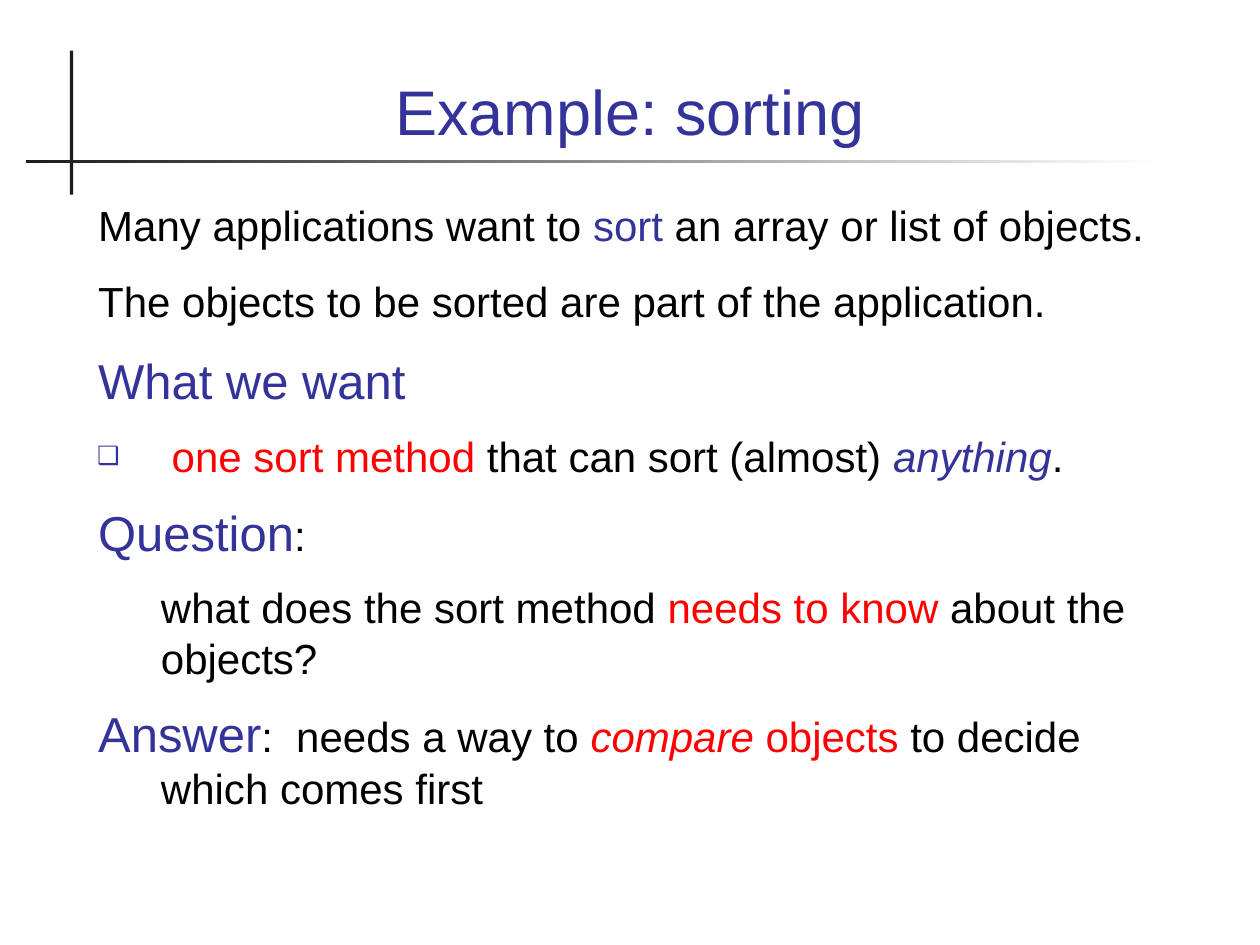
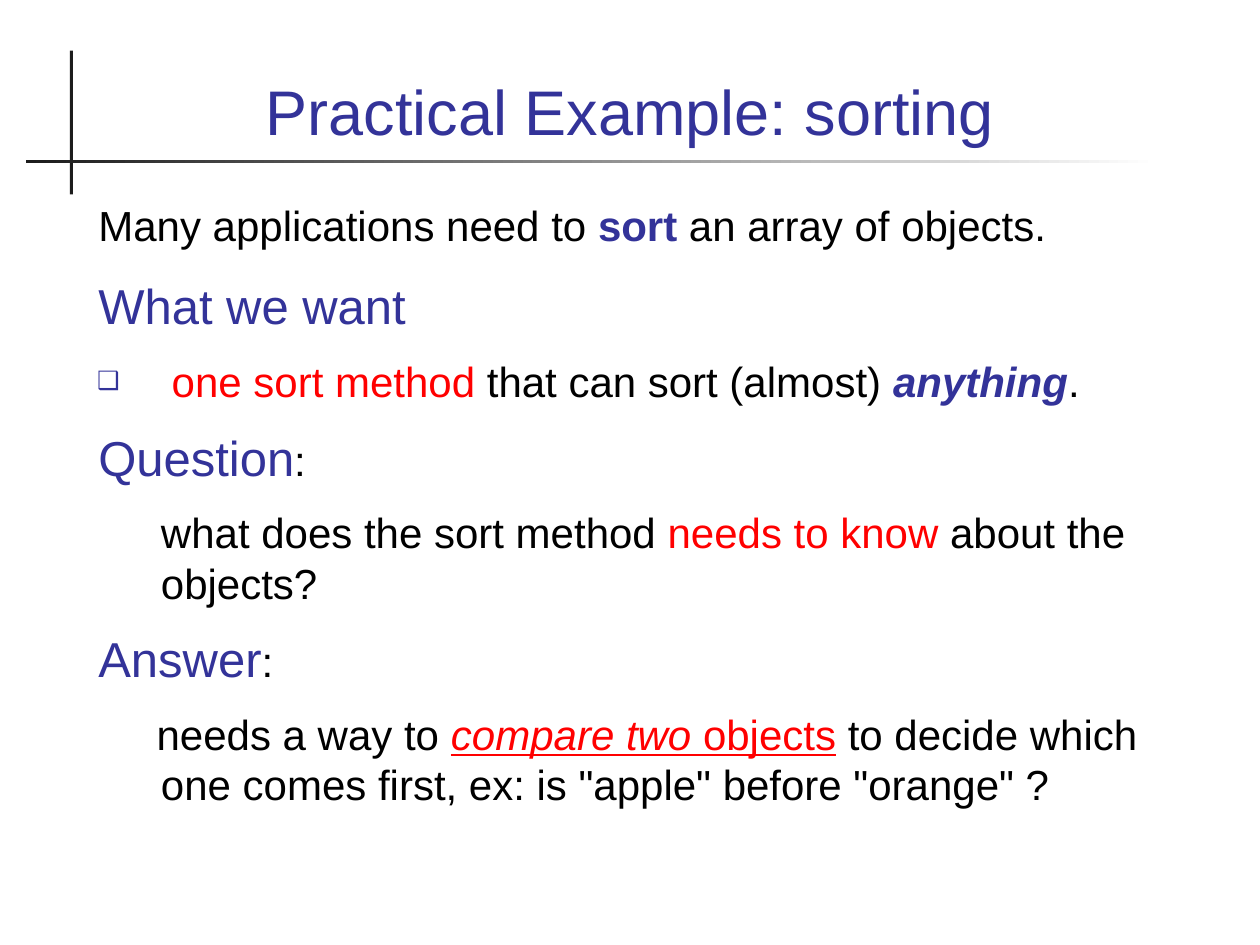
Before and after one commit to skeoop/skeoop.github.io, a slide deck: slide 9 of week2/2-Interfaces.ppt (slide 4 before the commit). Drawn at 1260x945 pixels with LibreOffice and Linux fonts; fonts in the diff are those of the drawing. Boxes give left, top, right and bottom in pixels: in the first picture for what was removed or moved away, otherwise in the second. Text is boxed around its words. In the diff, an @@ line names an element or a change of style, - is before the commit and + after.

```diff
--- a/week2/2-Interfaces.ppt
+++ b/week2/2-Interfaces.ppt
@@ title at bbox=[266, 89, 994, 147]: text changed @@
-Example: sorting
+Practical Example: sorting
@@ text at bbox=[98, 210, 1046, 249]: text changed @@
-Many applications want to sort an array or list of objects.
-The objects to be sorted are part of the application.
+Many applications need to sort an array of objects.
@@ text at bbox=[98, 288, 1080, 406]: bold on in "anything."; more space between paragraphs @@
@@ text at bbox=[98, 643, 1137, 809]: text changed @@
-Answer: needs a way to compare objects to decide which comes first
+Answer:
+needs a way to compare two objects to decide which one comes first, ex: is "apple" before "orange" ?
```
Also in this commit, not shown: 18 other slides changed, 7 slides added, 1 slide removed, 1 other file.
